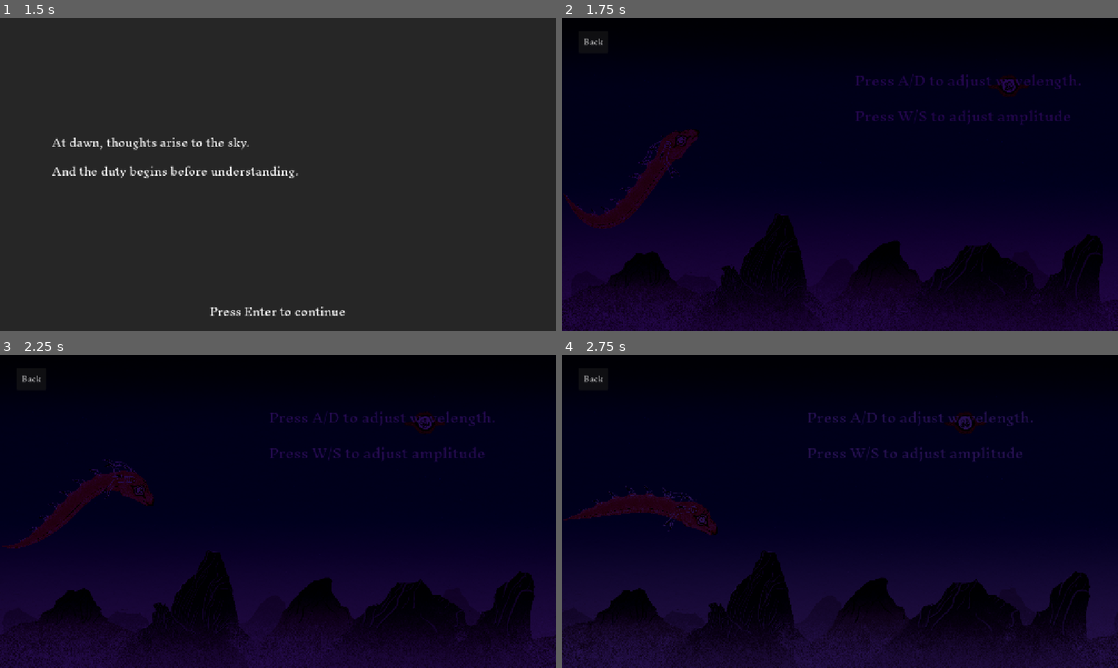
Above: before the commit, frames 1-4 (two rows, left to right).
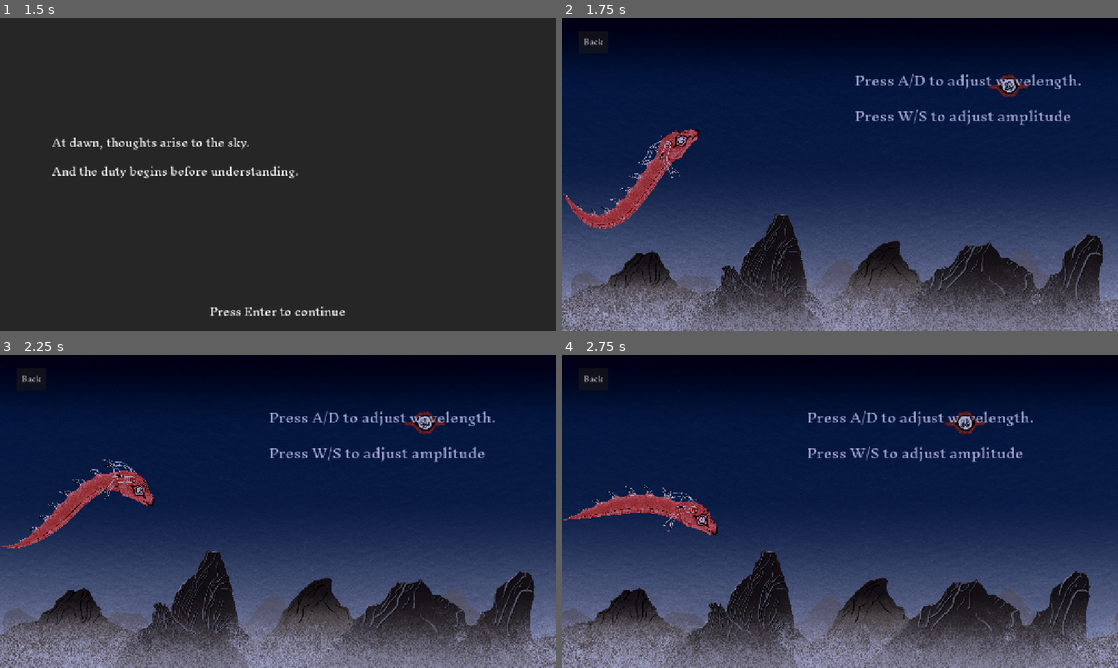
Above: after the commit, the same moments.

Repository: amap1380/waves
Game: Godot game, scene res://scenes/level_select.tscn
The game is run twice, just before and just after one commit, with the same random seed, the same clock (stepped at 60 frames per second) and the same inputs.
Inputs:
- Up to frame 1 (1.5 s): click "1" at 0.5 s; tap Enter (ui_accept) at 1.25 s; hold D (right) from 1.28 s (still down)
- Up to frame 2 (1.75 s): keep holding D (right); tap Enter (ui_accept) at 1.52 s
- Up to frame 3 (2.25 s): tap A (left) at 2 s; release D (right) at 2.03 s; hold Down (down) from 2.03 s (still down)
- Up to frame 4 (2.75 s): keep holding Down (down); tap Enter (ui_accept) at 2.27 s

Frame 1 is identical in both runs. In frame 2, 87% of the frame differs, in the area x 0-100%, y 6-100%; in frame 3, 87%; in frame 4, 86%.

Commit message:
paper texture added as pinlight

Diff:
--- a/assets/daynightcycle-gradient.tres
+++ b/assets/daynightcycle-gradient.tres
@@ -2,5 +2,4 @@
 
 [resource]
 interpolation_mode = 2
-offsets = PackedFloat32Array(0.47058824, 0.8325792, 0.9004525, 0.94570136, 1)
-colors = PackedColorArray(1, 1, 1, 1, 0.7058824, 0.59607846, 0.4509804, 1, 0.42745098, 0.19215687, 0.61960787, 1, 0.215204, 0.199866, 0.394424, 1, 0.14901961, 0.047058824, 0.3019608, 1)
+colors = PackedColorArray(1.2208066, 1.2208066, 1.2208066, 1, 0.6472221, 0.66232157, 0.82841635, 1)
--- a/scenes/main.tscn
+++ b/scenes/main.tscn
@@ -12,7 +12,6 @@
 [ext_resource type="AudioStream" uid="uid://bxalwwrpiy5p6" path="res://assets/Sound/whispers/strongenoughwhisper-88302.mp3" id="4_jscy8"]
 [ext_resource type="FontFile" uid="uid://bfc1dsw0qnkd0" path="res://assets/InknutAntiqua-Regular.ttf" id="5_o6xl0"]
 [ext_resource type="AudioStream" uid="uid://d1ucodx3eqimr" path="res://assets/Sound/whispers/theres-no-time-82341.mp3" id="5_pm3ni"]
-[ext_resource type="Texture2D" uid="uid://bctudo65gd681" path="res://assets/bgSky.png" id="5_tefeu"]
 [ext_resource type="AudioStream" uid="uid://ylpa221mjcch" path="res://assets/Sound/whispers/sorry-whisper-male-104428.mp3" id="5_vxglm"]
 [ext_resource type="AudioStream" uid="uid://bfngaowwc2xj5" path="res://assets/Sound/whispers/whispering2-322490.mp3" id="6_y6deb"]
 [ext_resource type="AudioStream" uid="uid://41lccdjo2h4h" path="res://assets/Sound/whispers/whispering-322494.mp3" id="7_og1vs"]
@@ -24,6 +23,8 @@
 [ext_resource type="Texture2D" uid="uid://cfcx8347bogm0" path="res://assets/Bg/bgMountains_Mist_Front.png" id="9_jkv2x"]
 [ext_resource type="AudioStream" uid="uid://bk4ojba0y8viq" path="res://assets/Sound/FFXX - Walk Me Through History.mp3" id="10_trceg"]
 [ext_resource type="PackedScene" uid="uid://cjydngvj1swak" path="res://scenes/day_night_cycle.tscn" id="13_trceg"]
+[ext_resource type="Texture2D" uid="uid://jxvlanv6wx4u" path="res://assets/Bg/bg alone_no texture.png" id="16_2wyq8"]
+[ext_resource type="Texture2D" uid="uid://qsonnftfq5wd" path="res://assets/Bg/paper texture darker.png" id="16_vxglm"]
 [ext_resource type="PackedScene" uid="uid://bgvfnquovx67t" path="res://scenes/red_star.tscn" id="25_og1vs"]
 [ext_resource type="PackedScene" uid="uid://d0uke0bcx6w1n" path="res://scenes/day_night_cycle_shader.tscn" id="26_2wyq8"]
 
@@ -59,17 +60,31 @@
 [node name="Head" parent="." instance=ExtResource("3_jyhfs")]
 position = Vector2(264, 166)
 
+[node name="Parallax2D" type="Parallax2D" parent="."]
+repeat_size = Vector2(1980, 0)
+ignore_camera_scroll = true
+
+[node name="PointLight2D" type="PointLight2D" parent="Parallax2D"]
+visibility_layer = 0
+z_index = -10
+z_as_relative = false
+position = Vector2(654, 360)
+energy = 0.65
+blend_mode = 1
+range_item_cull_mask = 2
+texture = ExtResource("16_vxglm")
+texture_scale = 0.68
+
 [node name="Sky" type="Parallax2D" parent="."]
 z_index = -10
 repeat_size = Vector2(1280, 0)
 ignore_camera_scroll = true
 
 [node name="Sprite2D" type="Sprite2D" parent="Sky"]
-light_mask = 0
+light_mask = 2
 scale = Vector2(0.64646465, 0.6666667)
-texture = ExtResource("5_tefeu")
-centered = false
-metadata/_edit_lock_ = true
+texture = ExtResource("16_2wyq8")
+centered = false
 
 [node name="Mountains" type="Parallax2D" parent="."]
 z_index = -10
@@ -109,6 +124,7 @@
 position = Vector2(1048, 157)
 
 [node name="DayNightCycle" parent="." instance=ExtResource("13_trceg")]
+color = Color(0.6472221, 0.66232157, 0.82841635, 1)
 
 [node name="WorldEnvironment" type="WorldEnvironment" parent="."]
 environment = SubResource("Environment_sugp2")
Binary file added: assets/Bg/bg alone_no texture.png
Not shown, added: assets/Bg/bg alone_no texture.png.import
Binary file added: assets/Bg/paper texture brighter.png
Not shown, added: assets/Bg/paper texture brighter.png.import
Binary file added: assets/Bg/paper texture darker.png
Not shown, added: assets/Bg/paper texture darker.png.import
Binary file added: assets/Bg/paper texture.png
Not shown, added: assets/Bg/paper texture.png.import
Not shown: 1 places in scenes/main.tscn that only renumber resources
